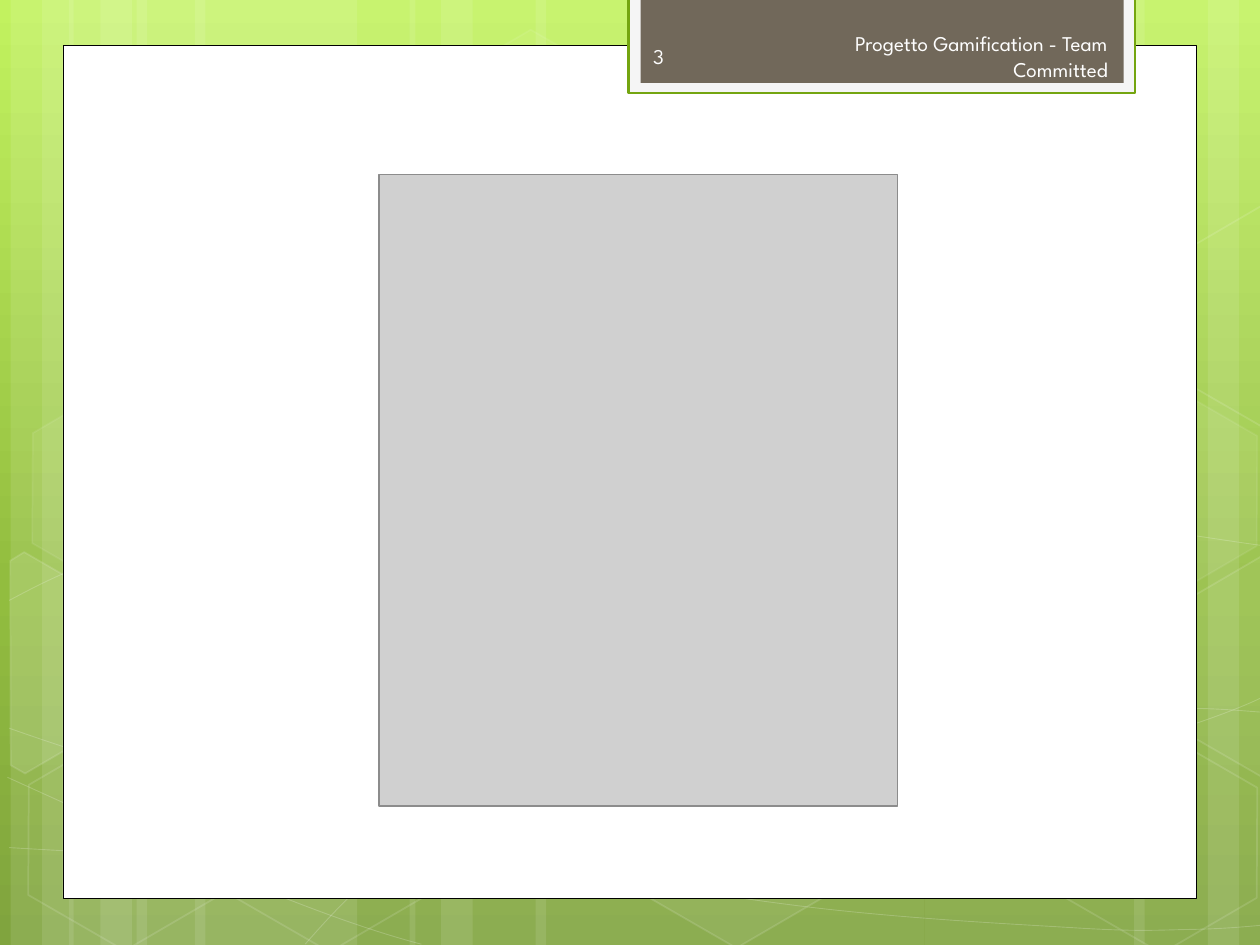
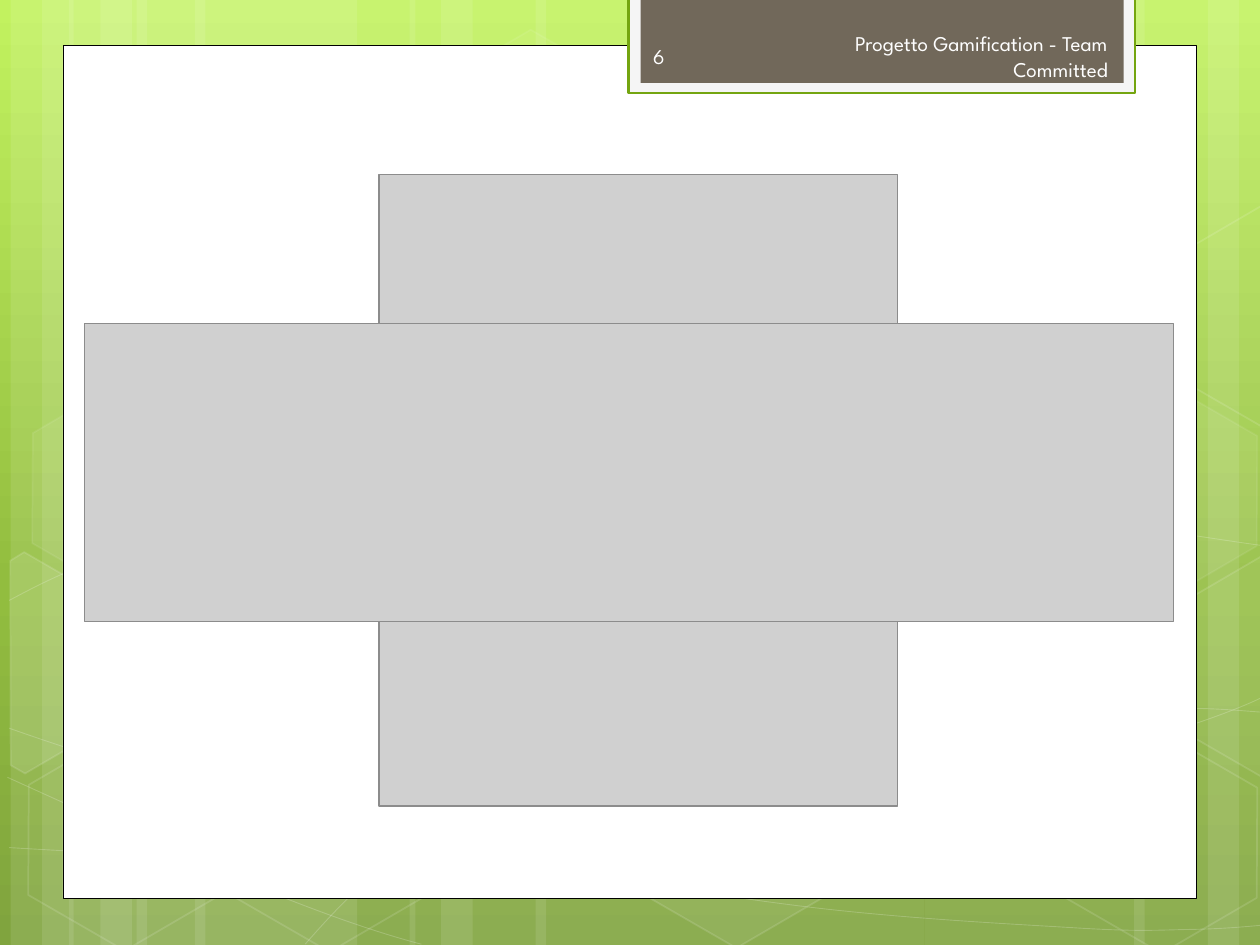
Before and after one commit to TeamCommitted/Team-Committed---Documenti, a slide deck: slide 6 of RQ/Esterni/Presentazione/RQ-Presentazione.pptx (slide 3 before the commit). Drawn at 1260x945 pixels with LibreOffice and Linux fonts; fonts in the diff are those of the drawing; grey boxes stand for pictures. Boxes give left, top, right and bottom in pixels: in the first picture for what was removed or moved away, otherwise in the second. Text is boxed around its words. In the diff, an @@ line names an element or a change of style, - is before the commit and + after.

```diff
--- a/RQ/Esterni/Presentazione/RQ-Presentazione.pptx
+++ b/RQ/Esterni/Presentazione/RQ-Presentazione.pptx
@@ page number at box(653, 50, 665, 64): text changed @@
-3
+6
@@ picture added at box(84, 324, 1174, 621) @@
```
Also in this commit, not shown: 3 slides added, 4 other files.
